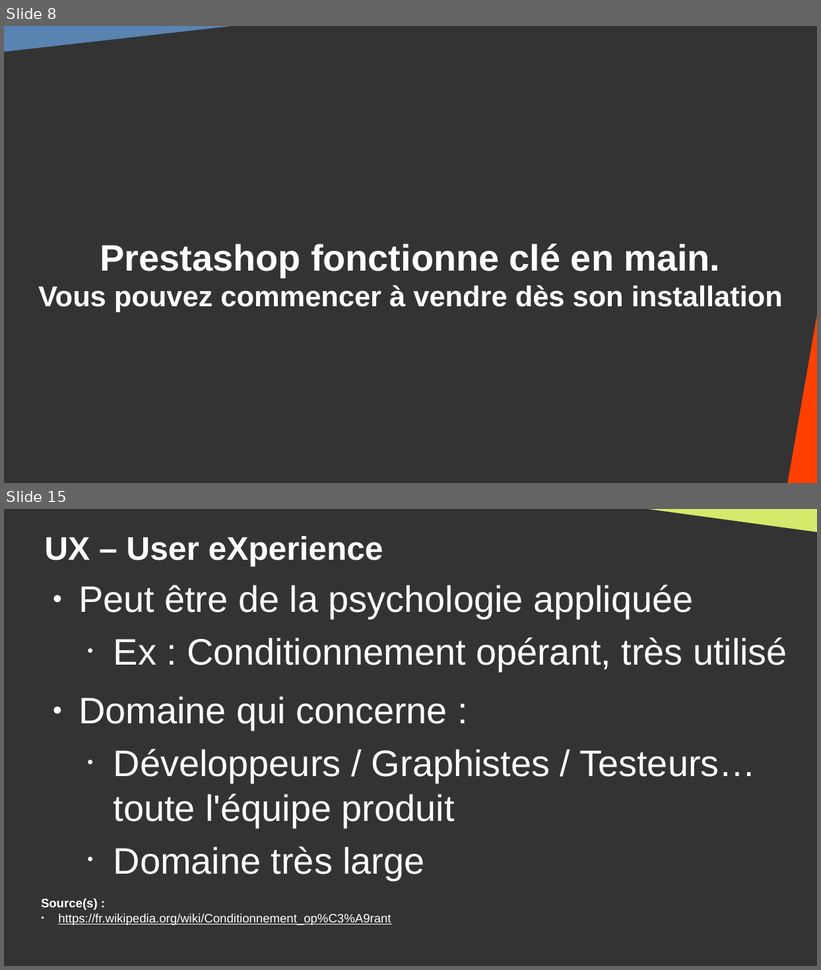
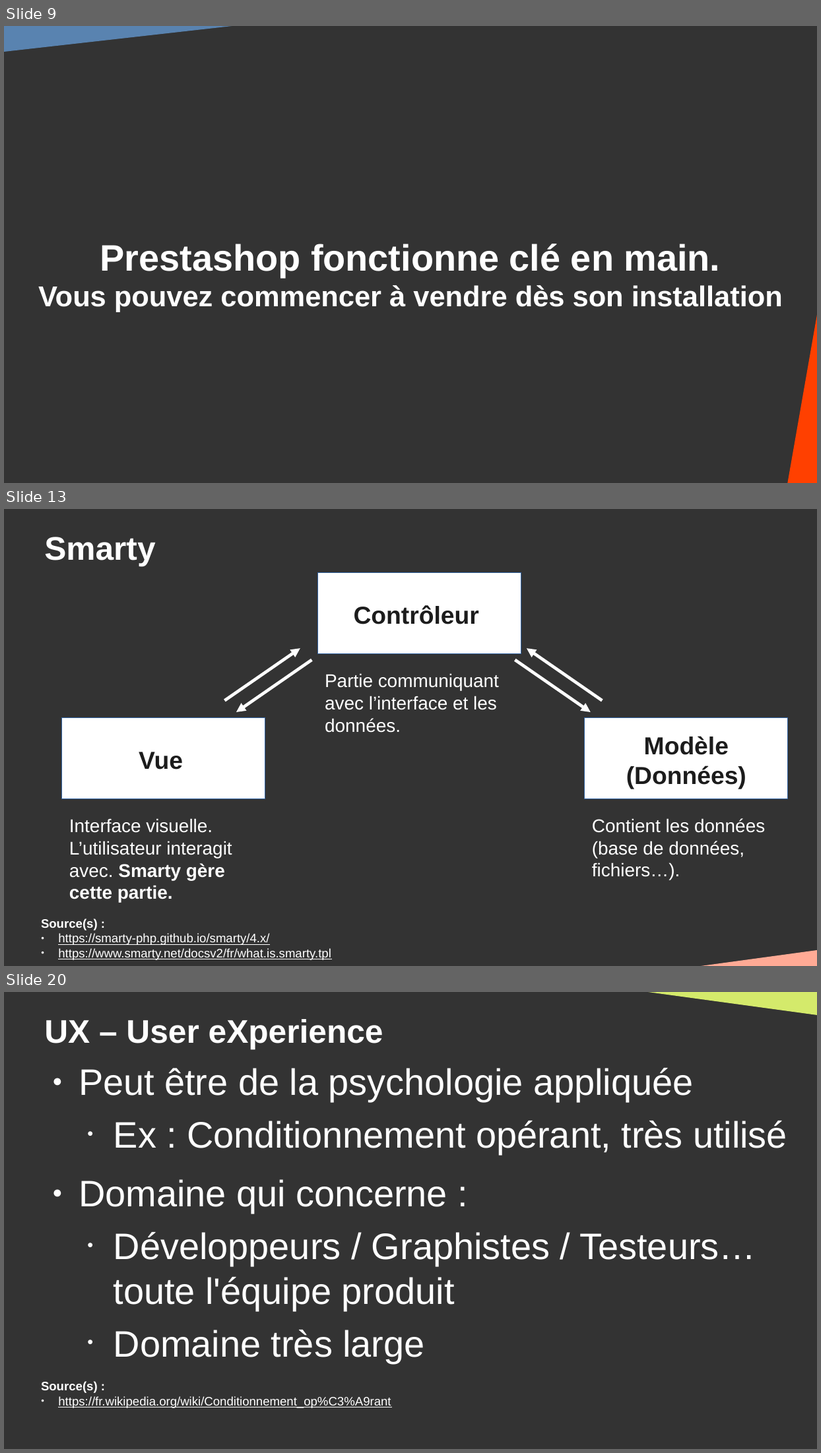
Before and after one commit to DanYellow/cours, a slide deck: gestion-de-contenus-spécialisee-s4/travaux-pratiques/numero-1/presentation.odp. Shown one above the other, each under a label of ours: slides 8 and 15 before the commit, slides 9, 13 and 20 after it; the slides between them are not shown. The pictures are 821x970 and 821x1453 pixels, drawn with LibreOffice and Linux fonts; fonts in the diff are those of the drawing. Boxes give left, top, right and bottom in pixels: in the first picture for what was removed or moved away, otherwise in the second. Text is boxed around its words. In the diff, an @@ line names an element or a change of style, - is before the commit and + after.

```diff
--- a/gestion-de-contenus-spécialisee-s4/travaux-pratiques/numero-1/presentation.odp
+++ b/gestion-de-contenus-spécialisee-s4/travaux-pratiques/numero-1/presentation.odp
@@ slide 13 added at (4,509,817,966), background #333333 @@
@@ title added at (44,537,155,566), 32 pt, text #FFFFFF, bold @@
+Smarty
@@ rectangle added at (318,573,521,654), fill #FFFFFF, outline #3465A4 0 pt @@
@@ text added at (354,605,479,625), 24 pt, text #1C1C1C, bold @@
+Contrôleur
@@ arrow added from (224, 701) to (300, 648), #FFFFFF 3 pt @@
@@ arrow added from (312, 660) to (236, 713), #FFFFFF 3 pt @@
@@ arrow added from (516, 660) to (591, 713), #FFFFFF 3 pt @@
@@ arrow added from (603, 701) to (527, 648), #FFFFFF 3 pt @@
@@ text added at (325,673,499,733), 18 pt, text #FFFFFF @@
+Partie communiquant avec l’interface et les données.
@@ rectangle added at (62,718,266,799), fill #FFFFFF, outline #3465A4 0 pt @@
@@ rectangle added at (585,718,788,799), fill #FFFFFF, outline #3465A4 0 pt @@
@@ text added at (626,736,746,789), 24 pt, text #1C1C1C, bold @@
+Modèle
+(Données)
@@ text added at (139,752,183,770), 24 pt, text #1C1C1C, bold @@
+Vue
@@ text added at (69,819,232,902), 18 pt, text #FFFFFF @@
+Interface visuelle. L’utilisateur interagit avec. Smarty gère cette partie.
@@ text added at (592,819,765,881), 18 pt, text #FFFFFF @@
+Contient les données (base de données, fichiers…).
@@ text added at (41,919,331,960), 12 pt, text #FFFFFF, underline @@
+Source(s) :
+● https://smarty-php.github.io/smarty/4.x/
+● https://www.smarty.net/docsv2/fr/what.is.smarty.tpl
@@ right triangle added at (649,947,817,966), fill #FFAA95 @@
@@ what was slide 8 is now slide 9 @@
@@ what was slide 15 is now slide 20 @@
```
Also in this commit, not shown: 6 slides changed, 5 other slides added, 1 slide removed, 7 other files.
